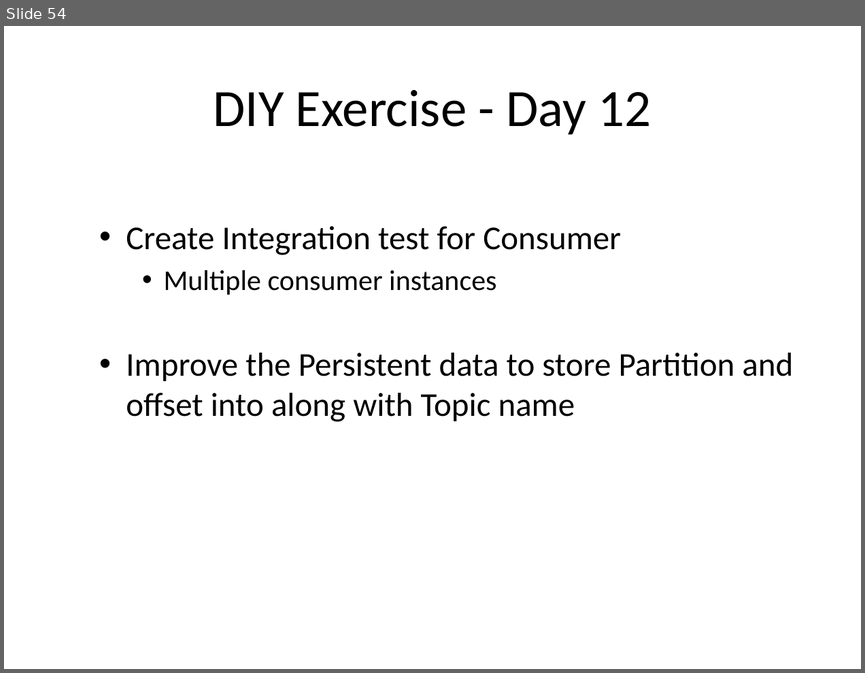
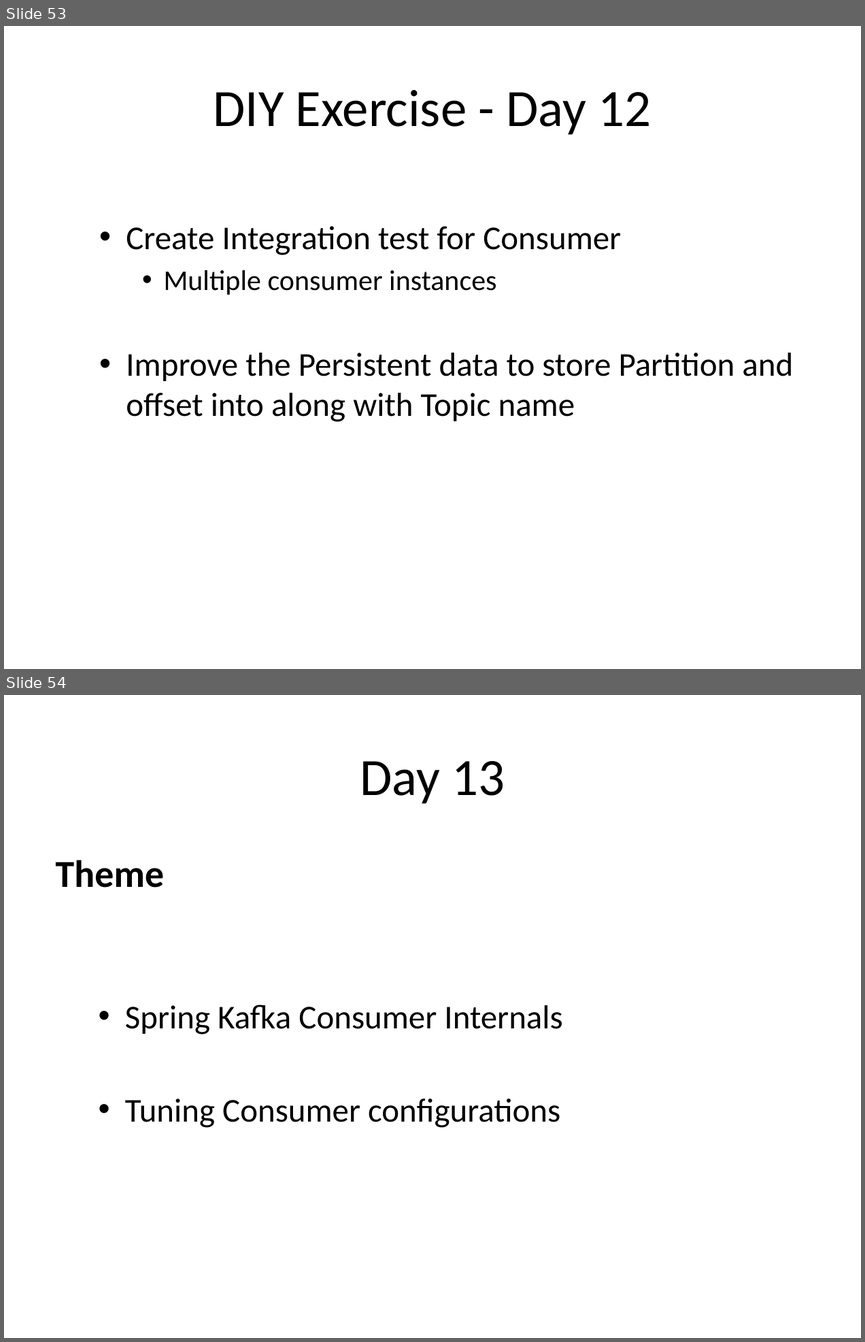
Before and after one commit to sreedharsingaraju/KafkaTutorials, a slide deck: PPT/Kafka-Teaching-Flow.pptx. Shown one above the other, each under a label of ours: slide 54 before the commit, slides 53 and 54 after it. The pictures are 865x673 and 865x1342 pixels, drawn with LibreOffice and Linux fonts; fonts in the diff are those of the drawing. Boxes give left, top, right and bottom in pixels: in the first picture for what was removed or moved away, otherwise in the second. Text is boxed around its words. In the diff, an @@ line names an element or a change of style, - is before the commit and + after.

Commit message:
Update Kafka-Teaching-Flow.pptx
added slides covering todays topics

```diff
--- a/PPT/Kafka-Teaching-Flow.pptx
+++ b/PPT/Kafka-Teaching-Flow.pptx
@@ slide 54 added at (x1=4, y1=695, x2=861, y2=1338), background #FFFFFF @@
@@ title added at (x1=360, y1=761, x2=504, y2=804), 44 pt, text #000000 @@
+Day 13
@@ text added at (x1=56, y1=860, x2=562, y2=1127), 28 pt, text #000000 @@
+Theme
+  • Spring Kafka Consumer Internals
+  • Tuning Consumer configurations
@@ what was slide 54 is now slide 53 @@
```
Also in this commit, not shown: 1 slide changed, 4 other slides added.
